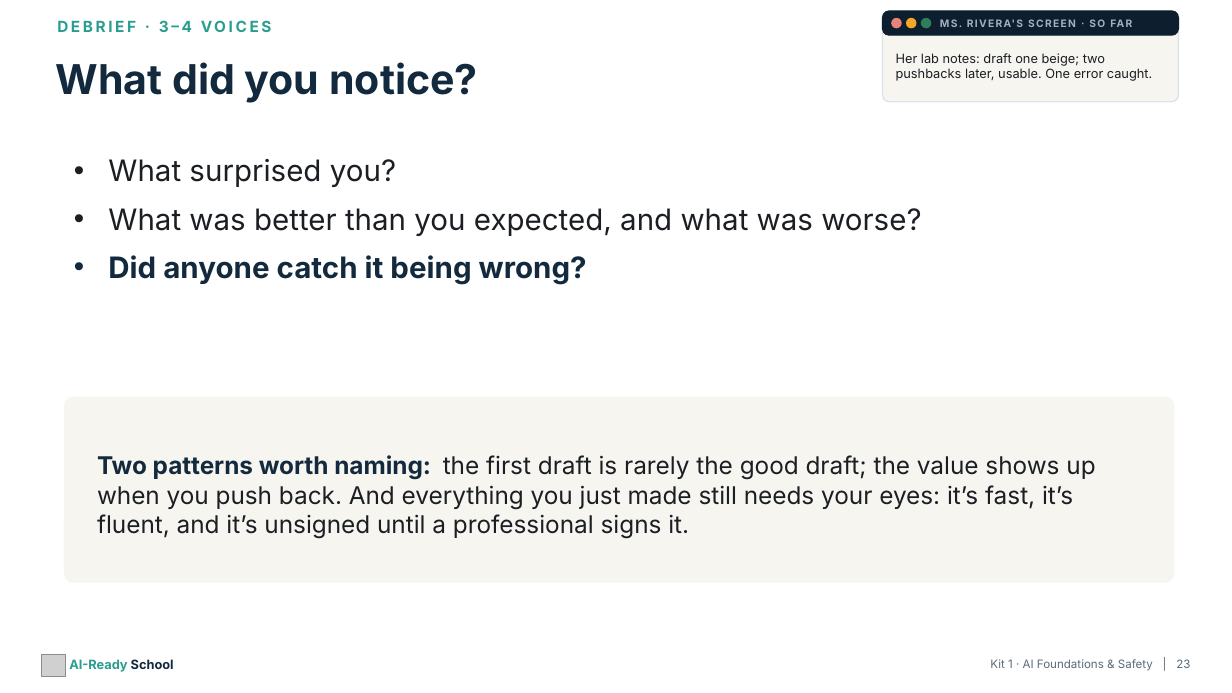
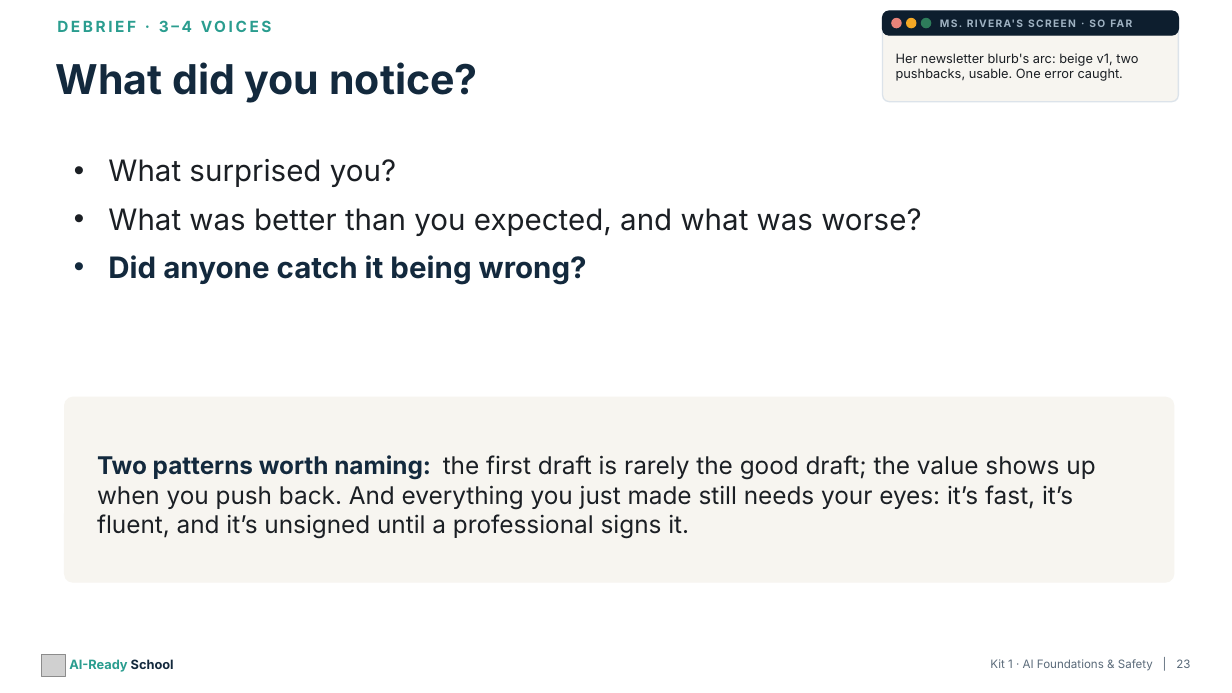
Before and after one commit to aspinozzi1/Ai-School-Ready, a slide deck: slide 23 of kits/kit01-tpt/Kit01_PresentationDeck.pptx. Drawn at 1232x693 pixels with LibreOffice and Linux fonts; fonts in the diff are those of the drawing; grey boxes stand for pictures. Boxes give left, top, right and bottom in pixels: in the first picture for what was removed or moved away, otherwise in the second. Text is boxed around its words. In the diff, an @@ line names an element or a change of style, - is before the commit and + after.

```diff
--- a/kits/kit01-tpt/Kit01_PresentationDeck.pptx
+++ b/kits/kit01-tpt/Kit01_PresentationDeck.pptx
@@ text at [896,53,1138,81]: text changed @@
-Her lab notes: draft one beige; two pushbacks later, usable. One error caught.
+Her newsletter blurb's arc: beige v1, two pushbacks, usable. One error caught.
```
Also in this commit, not shown: 3 other slides changed, 9 other files.
